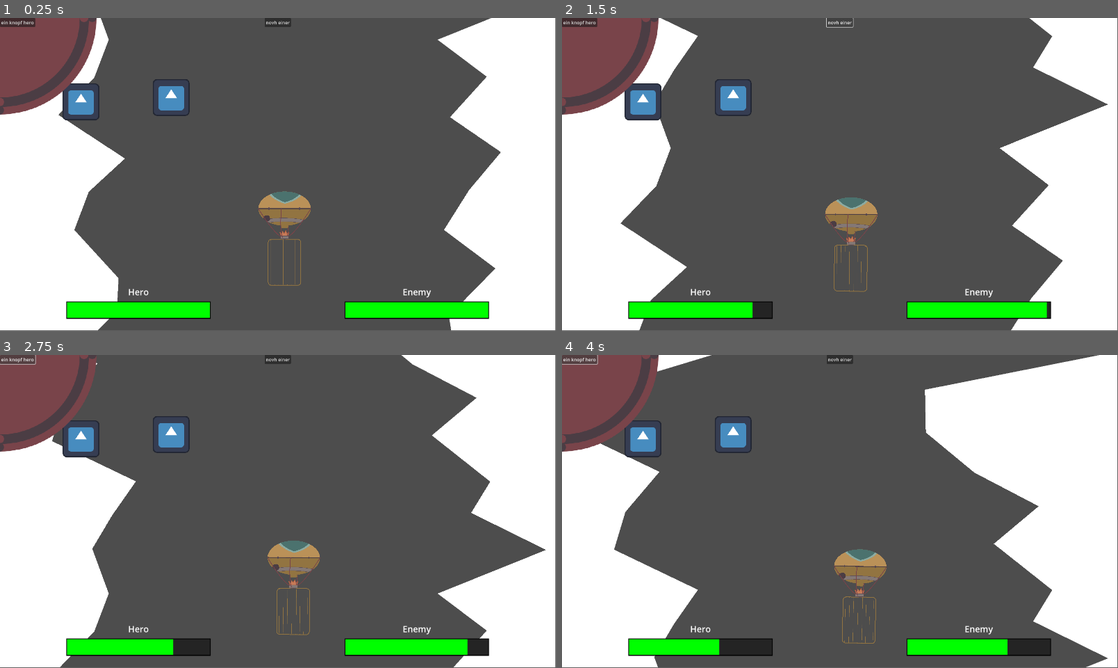
Above: before the commit, frames 1-4 (two rows, left to right).
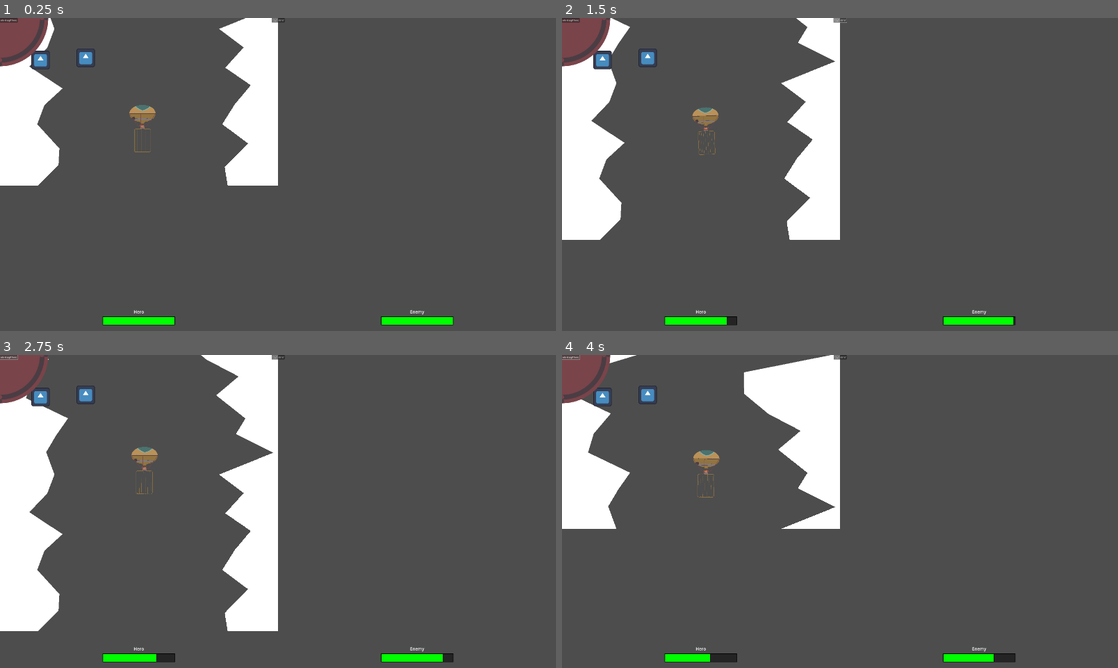
Above: after the commit, the same moments.

Repository: panorb/ludum-dare-53
Game: Godot game, scene res://world.tscn
The game is run twice, just before and just after one commit, with the same random seed, the same clock (stepped at 60 frames per second) and the same inputs. The engine's default icon, where the game draws it, is replaced by a stand-in: a white triangle on a blue panel in a dark square.
Inputs:
- Up to frame 1 (0.25 s): no input
- Up to frame 2 (1.5 s): click "ein knopf hero" at 0.5 s; click "novh einer" at 1.25 s
- Up to frame 3 (2.75 s): click "ein knopf hero" at 2 s
- Up to frame 4 (4 s): click "novh einer" at 2.75 s; click "ein knopf hero" at 3.5 s
In our replay, the window is 799x449 before the commit and 800x450 after it. These sizes can differ from the game's own. Grey fills any space a smaller window leaves; there, only what the larger window draws over its background counts as a difference.

The runs differ from the first frame. In frame 1, 39% of the frame differs, in the area x 0-100%, y 0-100%; in frame 2, 36%; in frame 3, 38%; in frame 4, 43%.

Commit message:
Updated viewport size and scacling

Diff:
--- a/godot/project.godot
+++ b/godot/project.godot
@@ -21,8 +21,11 @@
 
 [display]
 
-window/size/viewport_width=1920
-window/size/viewport_height=1080
+window/size/viewport_width=3840
+window/size/viewport_height=2160
+window/size/window_width_override=1280
+window/size/window_height_override=720
+window/stretch/mode="viewport"
 
 [input]
 
